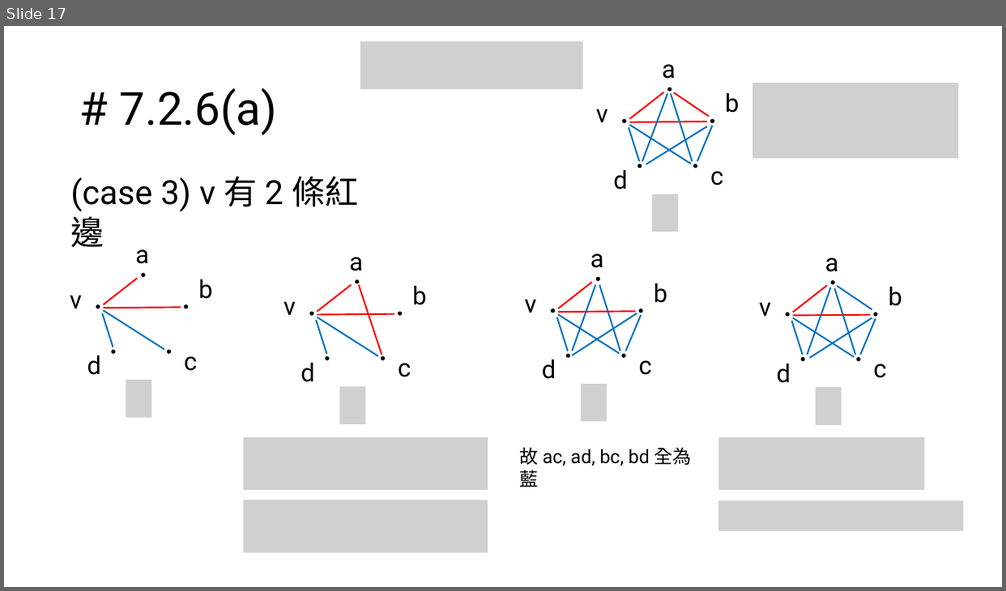
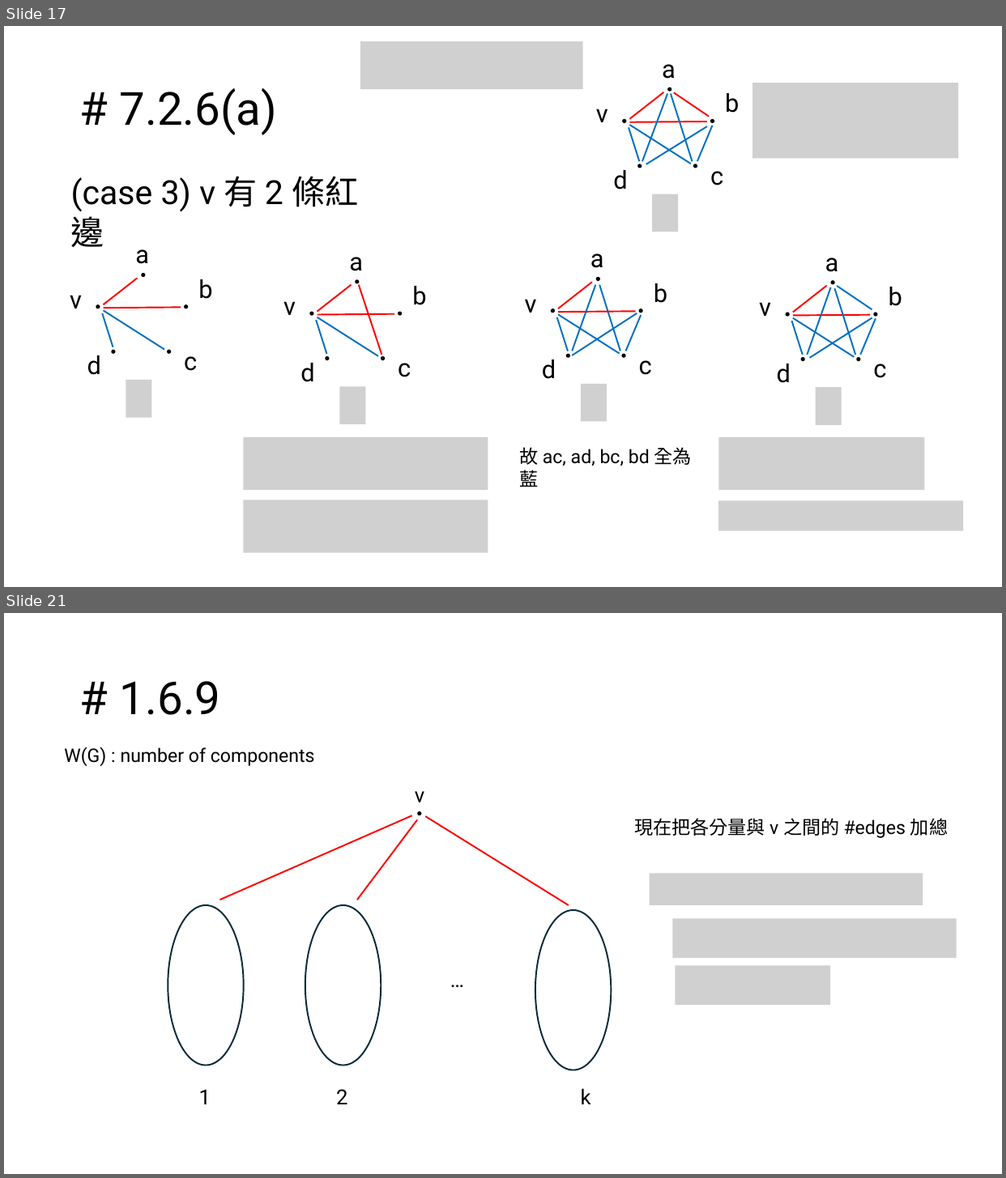
Before and after one commit to PuiPu/senior-college-spring, a slide deck: 圖論/期中圖.pptx. Shown one above the other, each under a label of ours: slide 17 before the commit, slides 17 and 21 after it; the slides between them are not shown. The pictures are 1006x591 and 1006x1178 pixels, drawn with LibreOffice and Linux fonts; fonts in the diff are those of the drawing; grey boxes stand for pictures. Boxes give left, top, right and bottom in pixels: in the first picture for what was removed or moved away, otherwise in the second. Text is boxed around its words. In the diff, an @@ line names an element or a change of style, - is before the commit and + after.

```diff
--- a/圖論/期中圖.pptx
+++ b/圖論/期中圖.pptx
@@ slide 21 added at (x1=4, y1=613, x2=1002, y2=1174), background #FFFFFF @@
@@ title added at (x1=120, y1=681, x2=221, y2=715), 44 pt, text #000000 @@
+# 1.6.9
@@ text added at (x1=64, y1=747, x2=315, y2=766), 18 pt, text #000000 @@
+W(G) : number of components
@@ text added at (x1=415, y1=791, x2=424, y2=803), 20 pt, text #000000 @@
+v
@@ line added from (219, 900) to (412, 815), #FF0000 1.5 pt @@
@@ line added from (357, 900) to (417, 820), #FF0000 1.5 pt @@
@@ ellipse added at (x1=417, y1=811, x2=422, y2=815), fill #000000 @@
@@ line added from (425, 816) to (569, 905), #FF0000 1.5 pt @@
@@ text added at (x1=634, y1=818, x2=948, y2=838), 18 pt, text #000000 @@
+現在把各分量與 v 之間的 #edges 加總
@@ picture added at (x1=650, y1=874, x2=923, y2=905) @@
@@ ellipse added at (x1=168, y1=905, x2=244, y2=1066), outline #092A39 1.5 pt @@
@@ ellipse added at (x1=305, y1=905, x2=381, y2=1066), outline #092A39 1.5 pt @@
@@ ellipse added at (x1=535, y1=910, x2=612, y2=1071), outline #092A39 1.5 pt @@
@@ picture added at (x1=672, y1=918, x2=957, y2=958) @@
@@ text added at (x1=443, y1=963, x2=471, y2=995), 20 pt, text #000000 @@
+…
@@ picture added at (x1=675, y1=965, x2=831, y2=1005) @@
@@ text added at (x1=199, y1=1089, x2=211, y2=1105), 20 pt, text #000000 @@
+1
@@ text added at (x1=336, y1=1089, x2=347, y2=1105), 20 pt, text #000000 @@
+2
@@ text added at (x1=581, y1=1088, x2=591, y2=1105), 20 pt, text #000000 @@
+k
```
Also in this commit, not shown: 1 slide changed, 2 other slides added, 5 other files.
